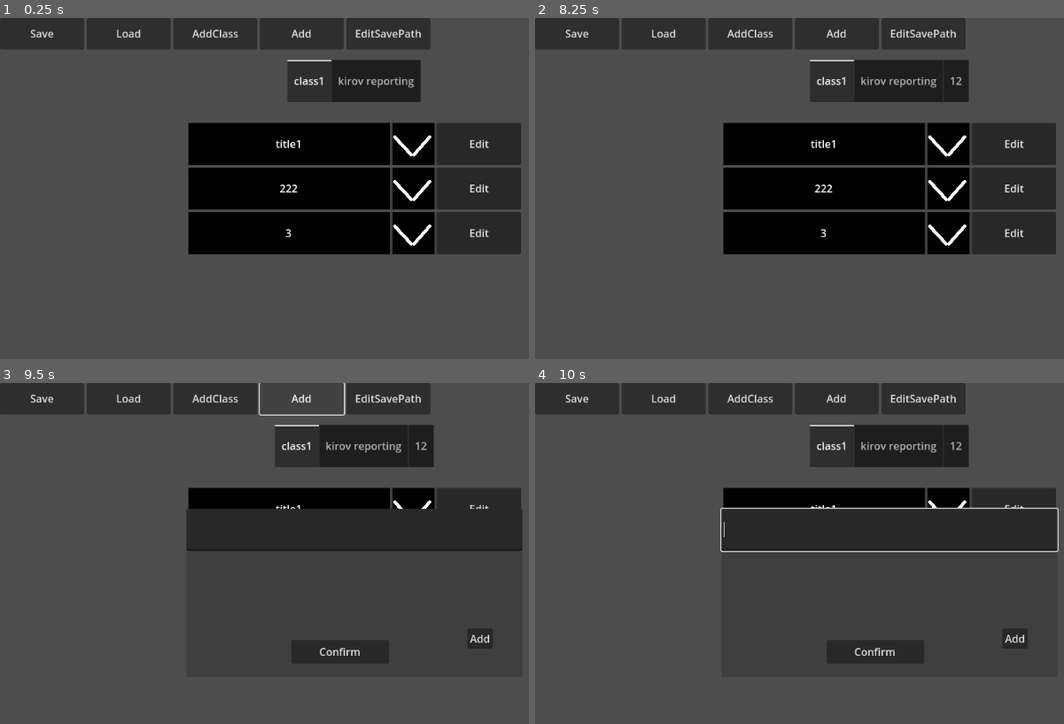
Above: before the commit, frames 1-4 (two rows, left to right).
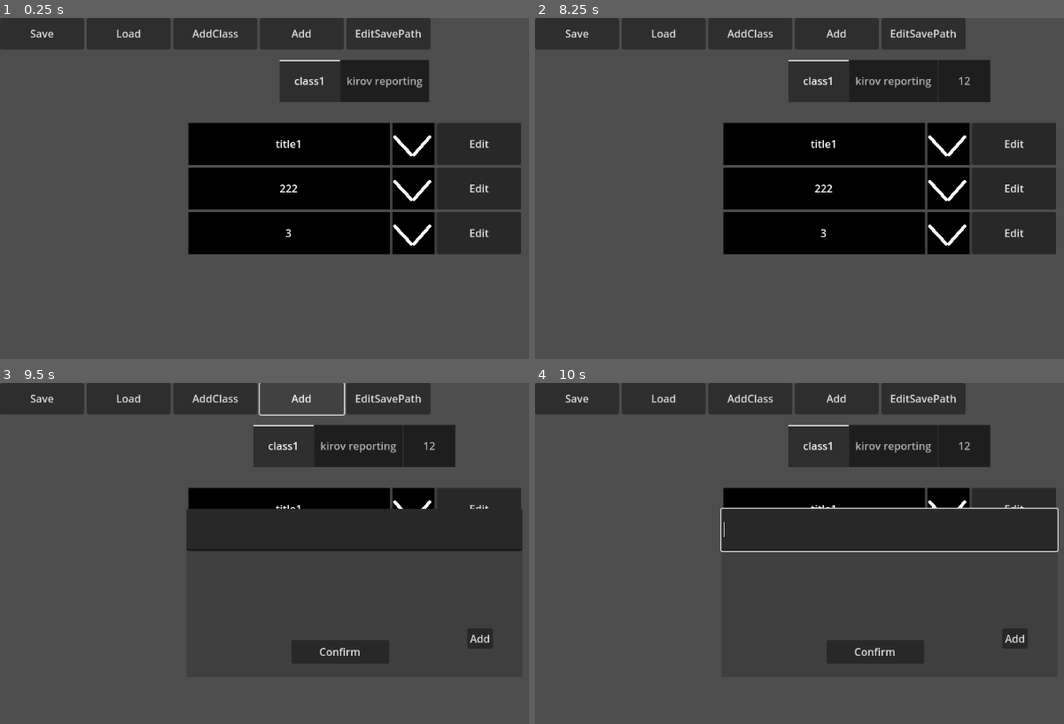
Above: after the commit, the same moments.

Repository: lfoxhlnut/KeyManager
Game: Godot game, scene res://ui/main.tscn
The game is run twice, just before and just after one commit, with the same random seed, the same clock (stepped at 60 frames per second) and the same inputs.
Inputs (mouse positions are in pixels of both pictures, inside the frame that each line leads up to):
- Up to frame 1 (0.25 s): no input
- Up to frame 2 (8.25 s): click "title1" at 0.5 s; click (947, 144) at 1.27 s; click "Edit" at 2 s; click "Confirm" at 2.75 s; click "fff" at 3.5 s; click "11中文" at 4.25 s; click "222" at 5 s; click "3" at 5.75 s; click "AddClass" at 6.5 s; click (889, 164) at 7.27 s; type "12" at 7.35 s; click "Confirm" at 8 s
- Up to frame 3 (9.5 s): click "Add" at 8.75 s
- Up to frame 4 (10 s): click "title1" at 9.5 s

The runs differ from the first frame. In frame 1, 0.6% of the frame differs, in the area x 52-82%, y 12-25%; in frame 2, 1.4%, in the area x 47-87%, y 12-25%; in frame 3, 1.4%; in frame 4, 1.4%.

Commit message:
item class min size added

Diff:
--- a/script/content.gd
+++ b/script/content.gd
@@ -4,6 +4,7 @@
 const ItemTscn := preload("res://ui/item.tscn")
 const EditWindowTscn = preload("res://ui/edit_window.tscn")
 const InfoInputTscn = preload("res://ui/info_input.tscn")
+@export var min_title_text_size: int = 12	# 官方没有提供 tab min width 这样的功能, 出此下策
 
 var data_dict: Dictionary = {}:
 	set(v):
@@ -30,7 +31,6 @@
 	}
 	v_box.position.x = 0.5 * size.x
 	scroll_container.size.y = 0.6 * size.y
-	pass
 
 
 func _exit_tree() -> void:
@@ -40,8 +40,22 @@
 func initialize() -> void:
 	title.clear_tabs()
 	for key: String in data_dict:
-		title.add_tab(key)
+		add_title_tab_text(key)
+
 	_on_title_tab_changed(title.current_tab)
+
+
+
+func add_title_tab_text(s: String) -> void:
+	"""优先使用此函数替代 title.add_tab()"""
+	if s.length() >= min_title_text_size:
+		title.add_tab(s)
+		return
+	@warning_ignore("integer_division")
+	var left := (min_title_text_size - s.length()) / 2
+	var right := min_title_text_size - left - s.length()
+	var res := " ".repeat(left) + s + " ".repeat(right)
+	title.add_tab(res)
 
 
 func _on_title_resized() -> void:
@@ -50,9 +64,9 @@
 	scroll_container.position.y = title.size.y + 64 + 32
 
 
-func _on_title_tab_changed(_tab: int) -> void:
+func _on_title_tab_changed(tab: int = title.current_tab) -> void:
 	free_vbox_children()
-	var key: String = title.get_tab_title(title.current_tab)
+	var key: String = get_title_tab_text(tab)
 	for id: int in data_dict[key].size():
 		var item: Item = ItemTscn.instantiate()
 		v_box.add_child(item)
@@ -79,6 +93,12 @@
 		item._on_unfold_toggled(false)
 
 
+func get_title_tab_text(tab: int) -> String:
+	"""优先使用此函数替代 title.get_tab_title()"""
+	var res := title.get_tab_title(tab).strip_edges()
+	return res
+
+
 func free_vbox_children() -> void:
 	for i: Node in v_box.get_children():
 		i.queue_free()
--- a/script/main.gd
+++ b/script/main.gd
@@ -7,14 +7,13 @@
 # 添加注释, 或者两者一起(可能比较
 # 如果是空的话就不添加新项目
 # auto save
-# item list 滚动条支持
 # 属性: 不显示
 
 func _ready() -> void:
 	_on_menu_load_pressed("111")	# 会覆盖掉 content.gd 里的测试数据
 
 
-func _on_menu_load_pressed(save_key := await menu.get_save_key()) -> void:
+func _on_menu_load_pressed(save_key: String = await menu.get_save_key()) -> void:
 	var res := Global.load_save(save_key, menu.save_path)
 	if res == {}:
 		# TODO: 添加提示等
@@ -23,9 +22,8 @@
 		content.data_dict = res
 
 
-func _on_menu_save_pressed() -> void:
-	# TODO: 储存 user config
-	Global.save_data(content.data_dict, await menu.get_save_key(), menu.save_path)
+func _on_menu_save_pressed(save_key: String = await menu.get_save_key()) -> void:
+	Global.save_data(content.data_dict, save_key, menu.save_path)
 
 
 func _on_menu_add_pressed(data: Data) -> void:
